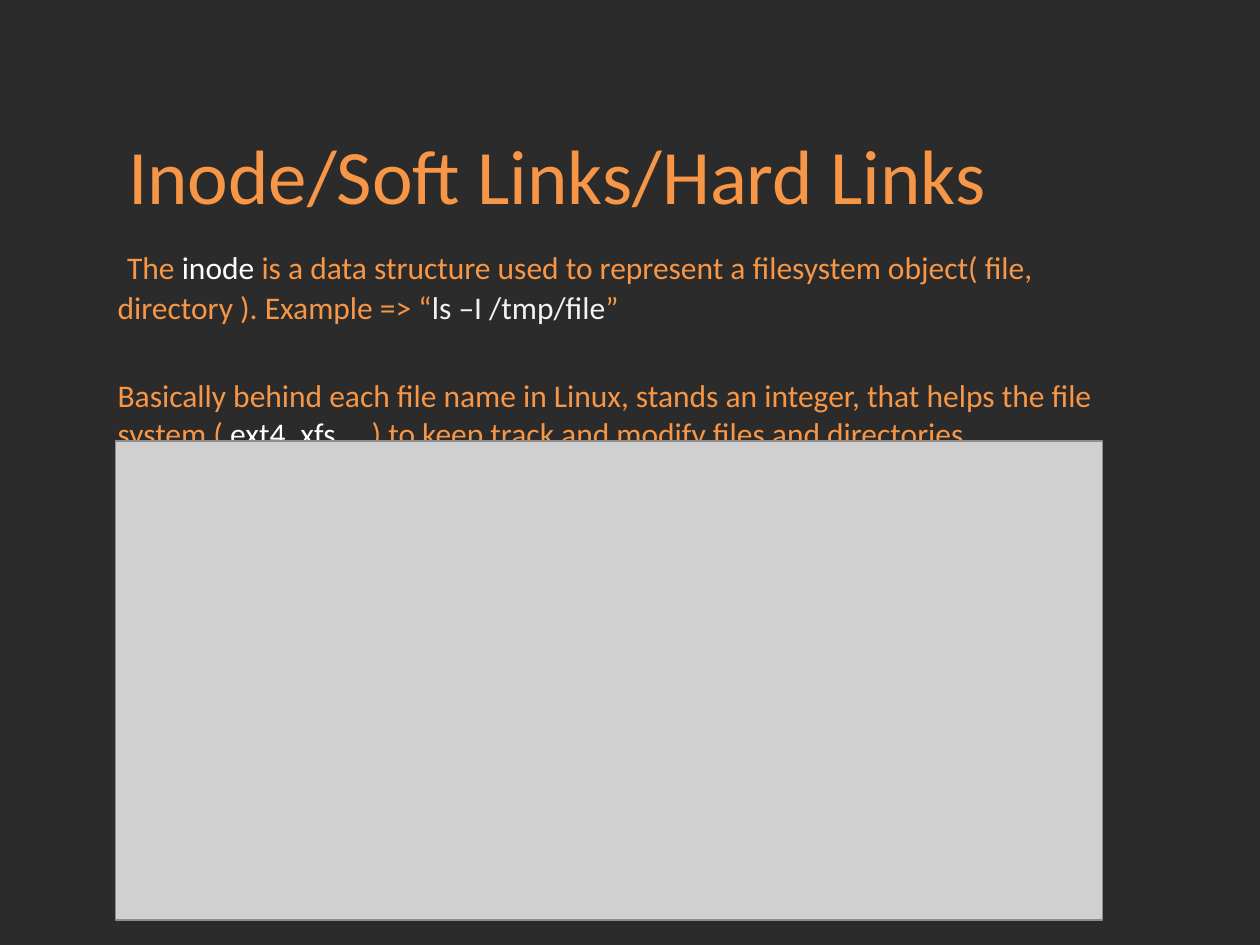
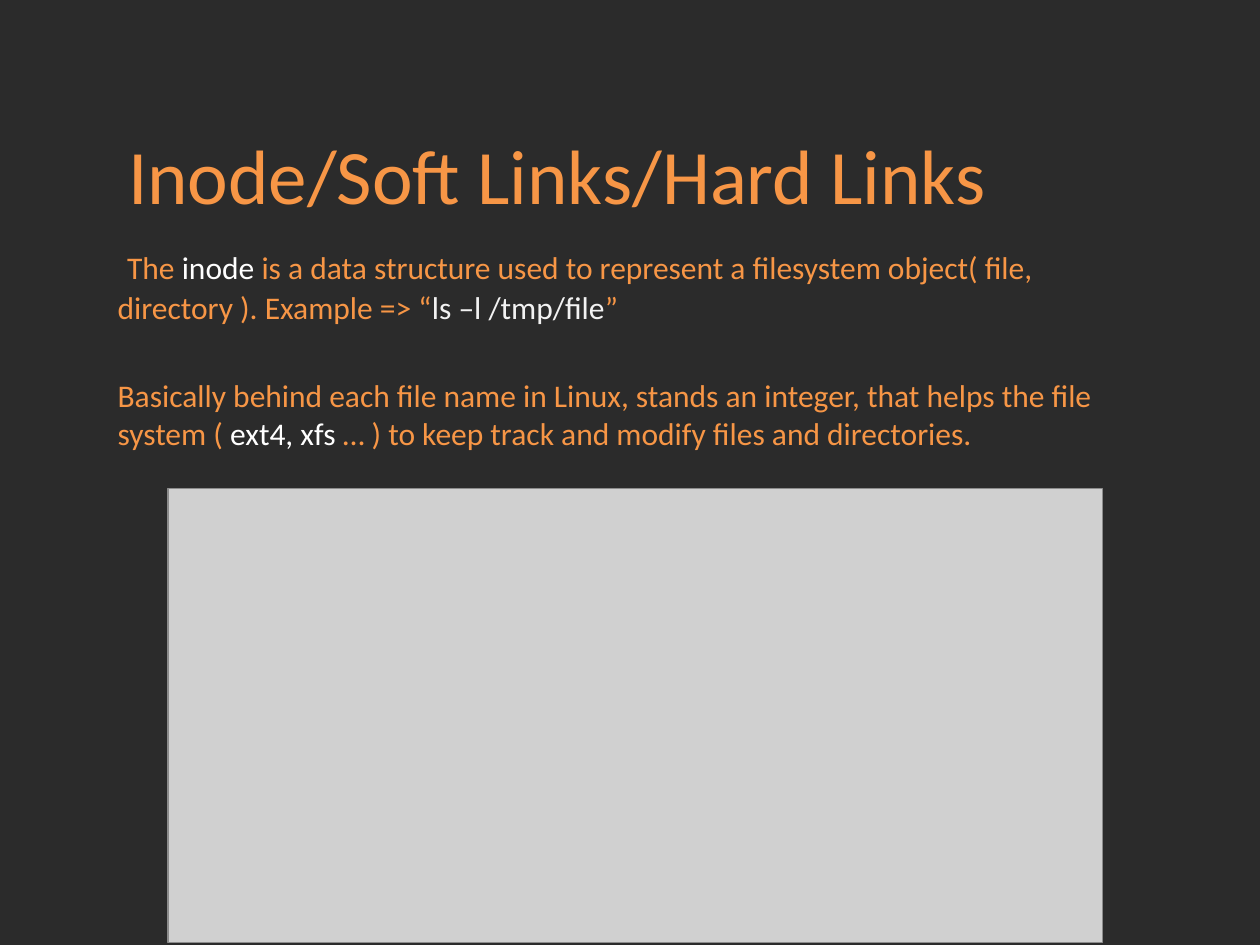
Before and after one commit to Academy-Soft-Intellect/Linux-Course, a slide deck: slide 8 of 03.FileSystem/03-FileSystem.pptx. Drawn at 1260x945 pixels with LibreOffice and Linux fonts; fonts in the diff are those of the drawing; grey boxes stand for pictures; background and template pictures are left out; a plain dark background stands for a picture behind light text. Boxes give left, top, right and bottom in pixels: in the first picture for what was removed or moved away, otherwise in the second. Text is boxed around its words. In the diff, an @@ line names an element or a change of style, - is before the commit and + after.

```diff
--- a/03.FileSystem/03-FileSystem.pptx
+++ b/03.FileSystem/03-FileSystem.pptx
@@ text at [118, 256, 1032, 324]: text changed @@
-The inode is a data structure used to represent a filesystem object( file, directory ). Example => “ls –I /tmp/file”
+The inode is a data structure used to represent a filesystem object( file, directory ). Example => “ls –l /tmp/file”
@@ picture: place and size @@
-picture at [116, 441, 1102, 920]
+picture at [168, 489, 1102, 942]
```
Also in this commit, not shown: 3 other slides changed, 1 other file.
